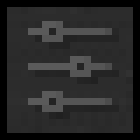
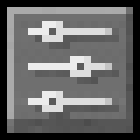
Layers edited between the first and the second 140 x 140 image:
renamed "disabled-config-button" to "config_button_disabled", hid the group it (2 layers) over [7, 7, 133, 133]
renamed "disabled-disable-button" to "disable_button_disabled", hid the group it (2 layers) over [7, 7, 133, 133]
renamed "disabled-cancel" to "Pasted Layer #1", opacity 100% → 5%, painted on it over [28, 21, 119, 112]
renamed "disable-button" to "disable_button", hid the group it (2 layers) over [7, 7, 133, 133]
renamed "cancel.png" to "cross", painted on it over [28, 21, 119, 112]
painted on "disable-background" over [7, 7, 133, 133]
renamed "enable-button" to "enable_button", hid the group it (2 layers) over [7, 7, 133, 133]
renamed "confirm.png" to "checkbox_selected.png", painted on it over [21, 28, 119, 112]
painted on "enable-background" over [7, 7, 133, 133]
painted on "config-background" over [7, 7, 133, 133]
added layer "base-layer" over [7, 7, 133, 133]
